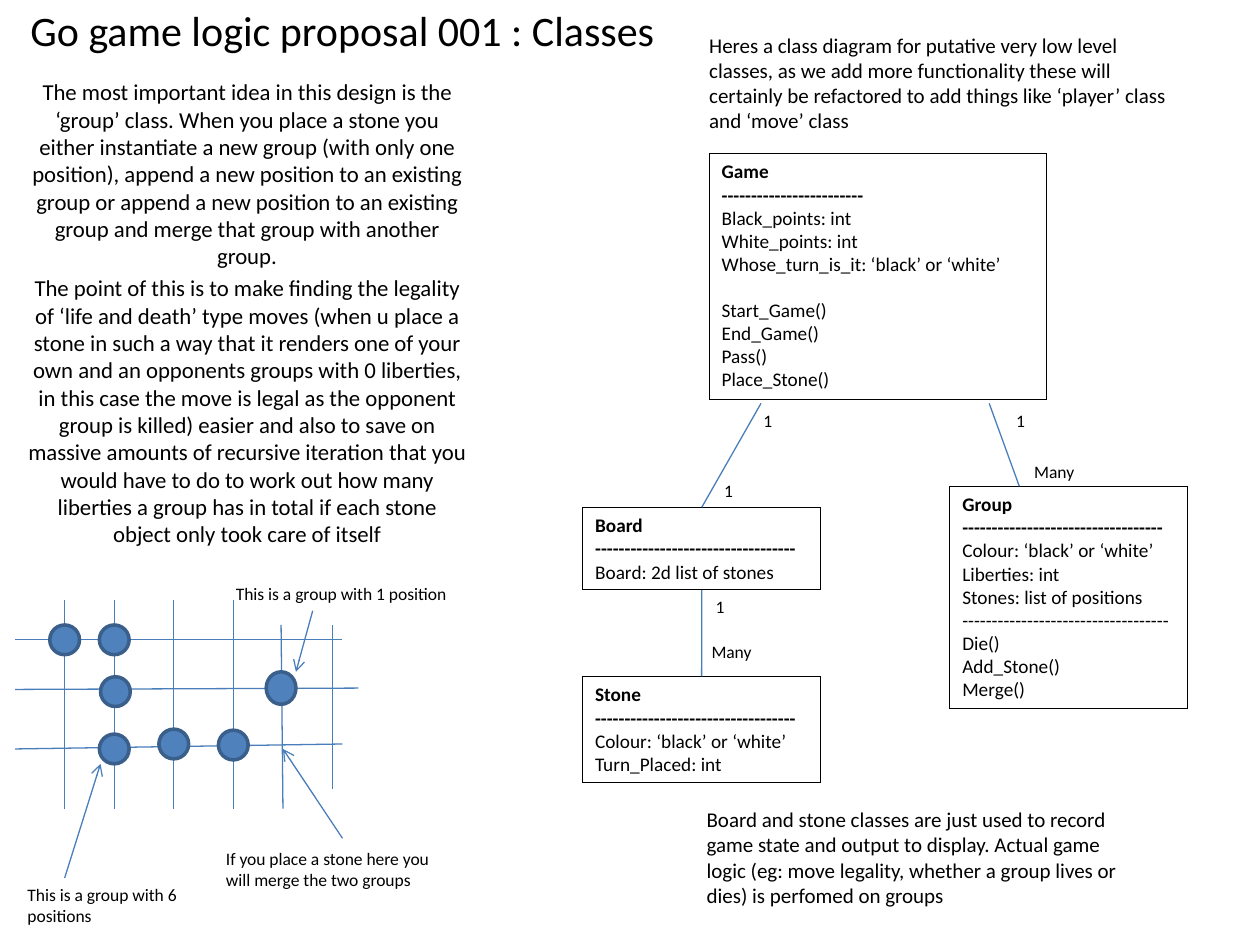
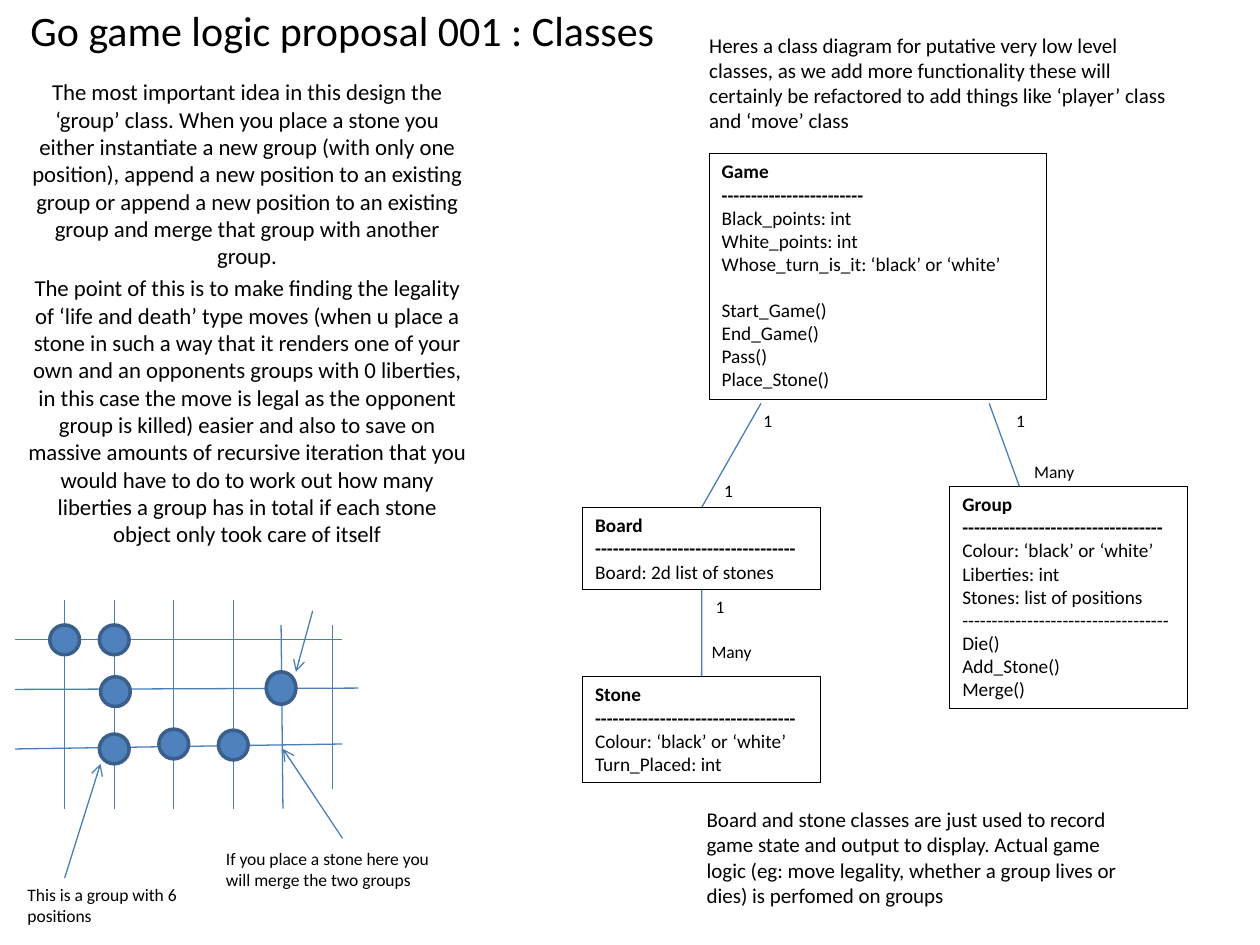
Before and after one commit to jimbobsweeney/Go, a slide deck: slide 7 of DOCUMENTATION/Game_Logic_Proposal 001.pptx (slide 1 before the commit). Drawn at 1260x945 pixels with LibreOffice and Linux fonts; fonts in the diff are those of the drawing. Boxes give left, top, right and bottom in pixels: in the first picture for what was removed or moved away, otherwise in the second. Text is boxed around its words. In the diff, an @@ line names an element or a change of style, - is before the commit and + after.

```diff
--- a/DOCUMENTATION/Game_Logic_Proposal 001.pptx
+++ b/DOCUMENTATION/Game_Logic_Proposal 001.pptx
@@ subtitle at (32,84,462,268): text changed @@
-The most important idea in this design is the ‘group’ class. When you place a stone you either instantiate a new group (with only one position), append a new position to an existing group or append a new position to an existing group and merge that group with another group.
+The most important idea in this design the ‘group’ class. When you place a stone you either instantiate a new group (with only one position), append a new position to an existing group or append a new position to an existing group and merge that group with another group.
@@ text removed at (236,588,446,603) @@
-This is a group with 1 position
```
Also in this commit, not shown: 1 other slide changed, 6 slides added.
